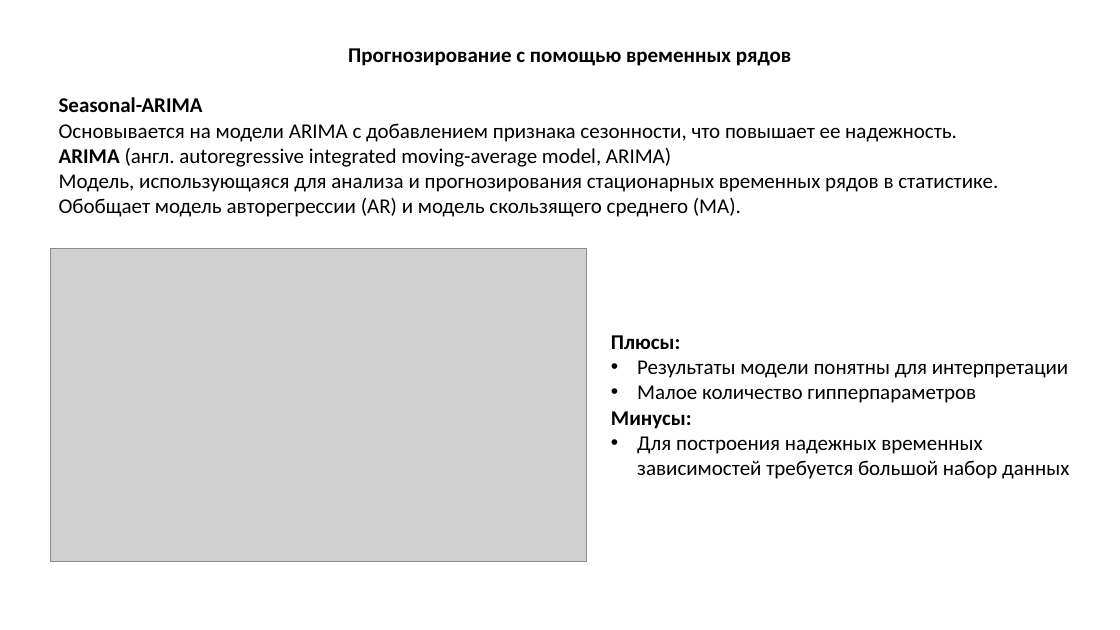
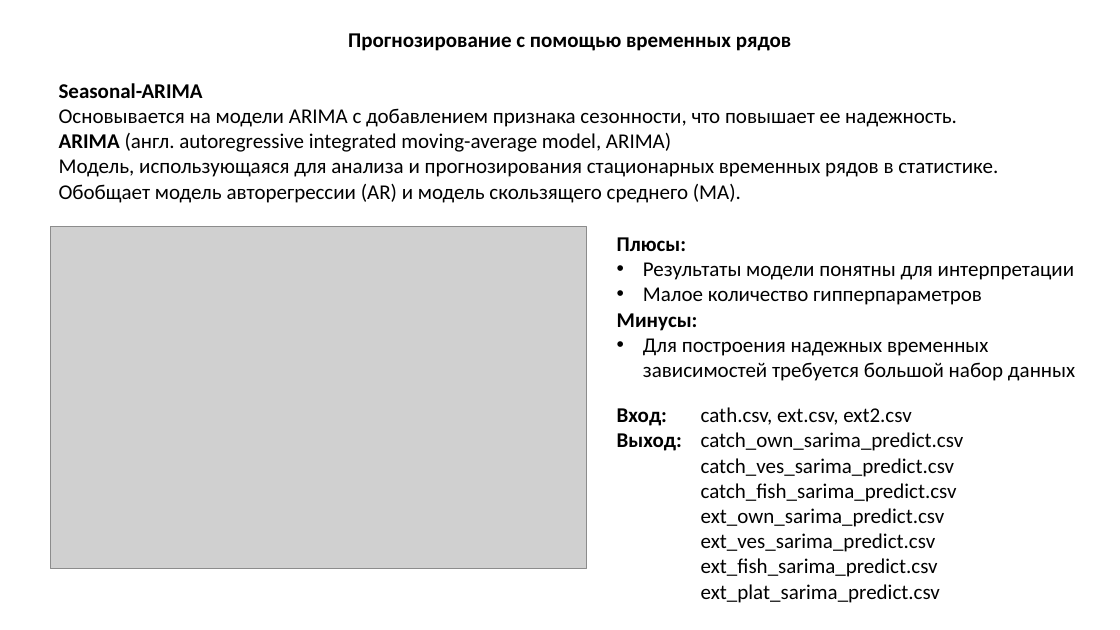
Before and after one commit to NovatekTeam/FishResearch, a slide deck: slide 1 of reports/sarima_docs/sarima_list.pptx. Drawn at 1120x630 pixels with LibreOffice and Linux fonts; fonts in the diff are those of the drawing; grey boxes stand for pictures. Boxes give left, top, right and bottom in pixels: in the first picture for what was removed or moved away, otherwise in the second. Text is boxed around its words. In the diff, an @@ line names an element or a change of style, - is before the commit and + after.

Commit message:
update sarima

```diff
--- a/reports/sarima_docs/sarima_list.pptx
+++ b/reports/sarima_docs/sarima_list.pptx
@@ text "Прогнозирование с помощью временных рядов" moved from (x1=59, y1=48, x2=998, y2=217) to (x1=59, y1=33, x2=998, y2=203) @@
@@ picture resized from (x1=50, y1=249, x2=586, y2=561) to (x1=50, y1=227, x2=586, y2=570) @@
@@ text "Плюсы:" moved from (x1=611, y1=335, x2=1069, y2=479) to (x1=617, y1=237, x2=1075, y2=381) @@
@@ text added at (x1=617, y1=407, x2=964, y2=603), 18 pt, text #000000 @@
+Вход: cath.csv, ext.csv, ext2.csv
+Выход: catch_own_sarima_predict.csv
+catch_ves_sarima_predict.csv
+catch_fish_sarima_predict.csv
+ext_own_sarima_predict.csv
+ext_ves_sarima_predict.csv
+ext_fish_sarima_predict.csv
+ext_plat_sarima_predict.csv
```
Also in this commit, not shown: 10 other files.
